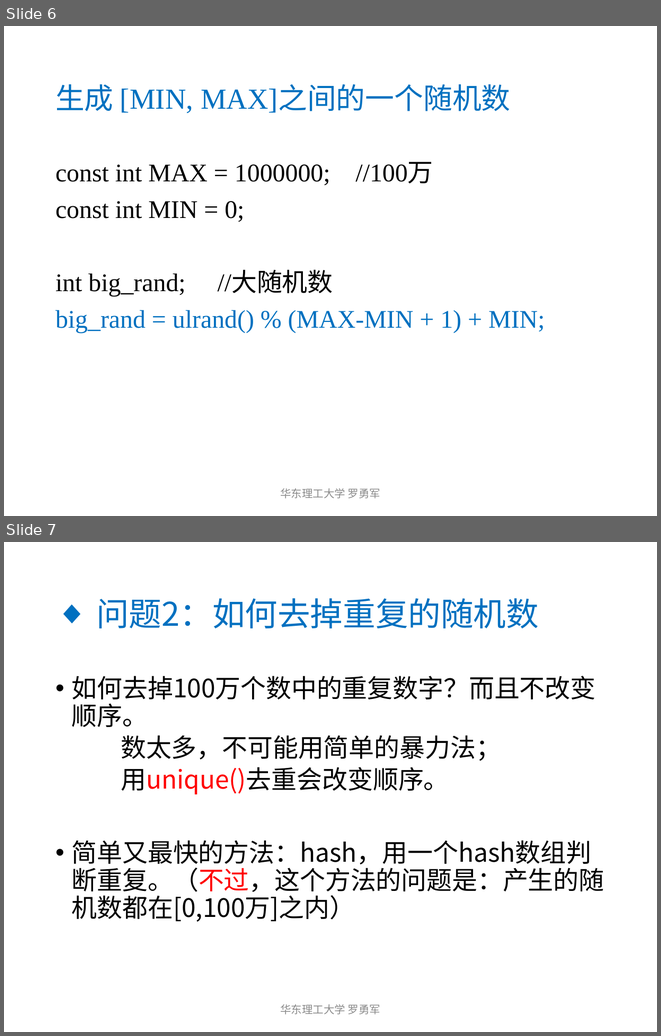
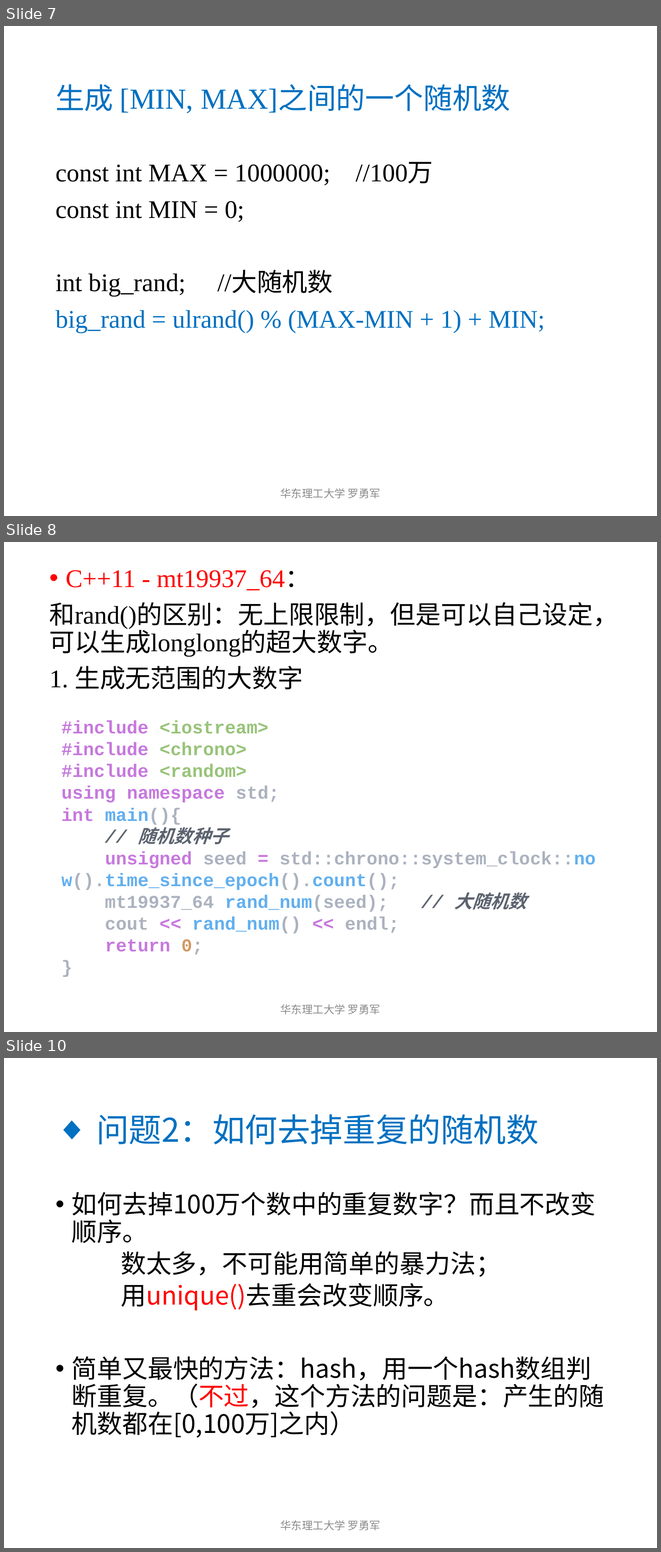
Before and after one commit to nbutacm/NBUTACM, a slide deck: 2018级/2019年暑期集训/测试数据与对拍.pptx. Shown one above the other, each under a label of ours: slides 6 and 7 before the commit, slides 7, 8 and 10 after it; the slides between them are not shown. The pictures are 661x1036 and 661x1552 pixels, drawn with LibreOffice and Linux fonts; fonts in the diff are those of the drawing. Boxes give left, top, right and bottom in pixels: in the first picture for what was removed or moved away, otherwise in the second. Text is boxed around its words. In the diff, an @@ line names an element or a change of style, - is before the commit and + after.

Commit message:
update 随机测试 增加mt19937

```diff
--- a/2018级/2019年暑期集训/测试数据与对拍.pptx
+++ b/2018级/2019年暑期集训/测试数据与对拍.pptx
@@ slide 8 added at (x1=4, y1=542, x2=657, y2=1032), background #FFFFFF @@
@@ text added at (x1=50, y1=570, x2=619, y2=689), 28 pt, text #000000 @@
+• C++11 - mt19937_64：
+和rand()的区别：无上限限制，但是可以自己设定，可以生成longlong的超大数字。
+1. 生成无范围的大数字
@@ text added at (x1=61, y1=720, x2=596, y2=954), 20 pt, text #ABB2BF, bold @@
+#include <iostream>
+#include <chrono>
+#include <random>
+using namespace std;
+int main(){
+// 随机数种子
+unsigned seed = std::chrono::system_clock::now().time_since_epoch().count();
+mt19937_64 rand_num(seed); // 大随机数
+cout << rand_num() << endl;
+return 0;
+}
@@ text added at (x1=280, y1=1004, x2=381, y2=1014), 12 pt, text #8C8C8C @@
+华东理工大学 罗勇军
@@ what was slide 6 is now slide 7 @@
@@ what was slide 7 is now slide 10 @@
```
Also in this commit, not shown: 2 slides changed, 3 other slides added, 1 other file.
